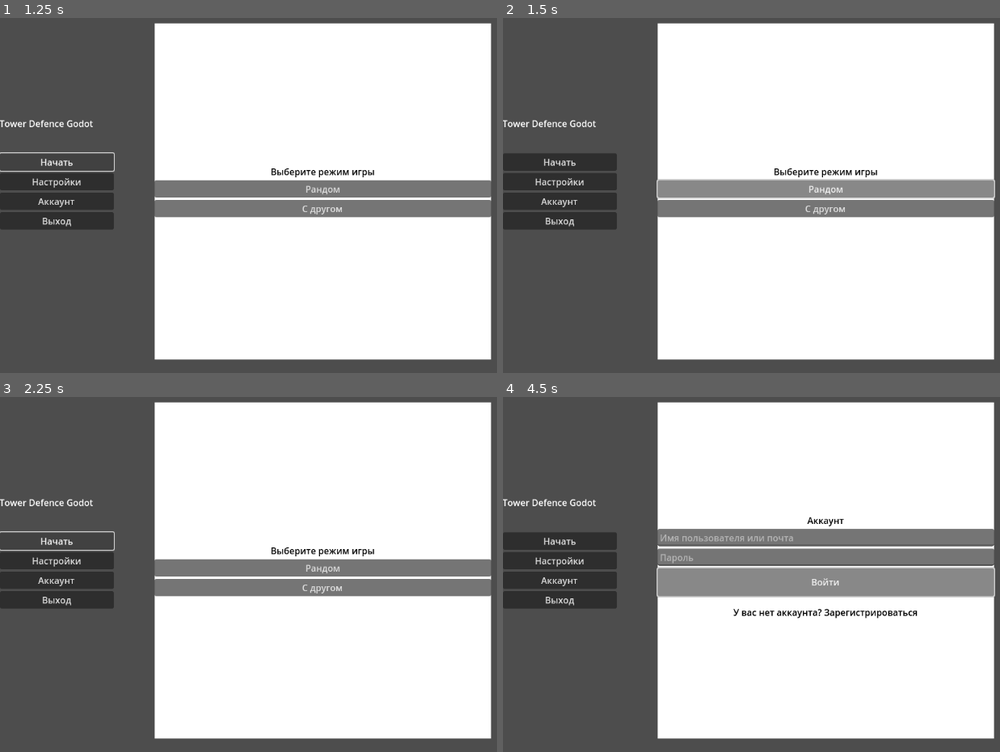
Above: before the commit, frames 1-4 (two rows, left to right).
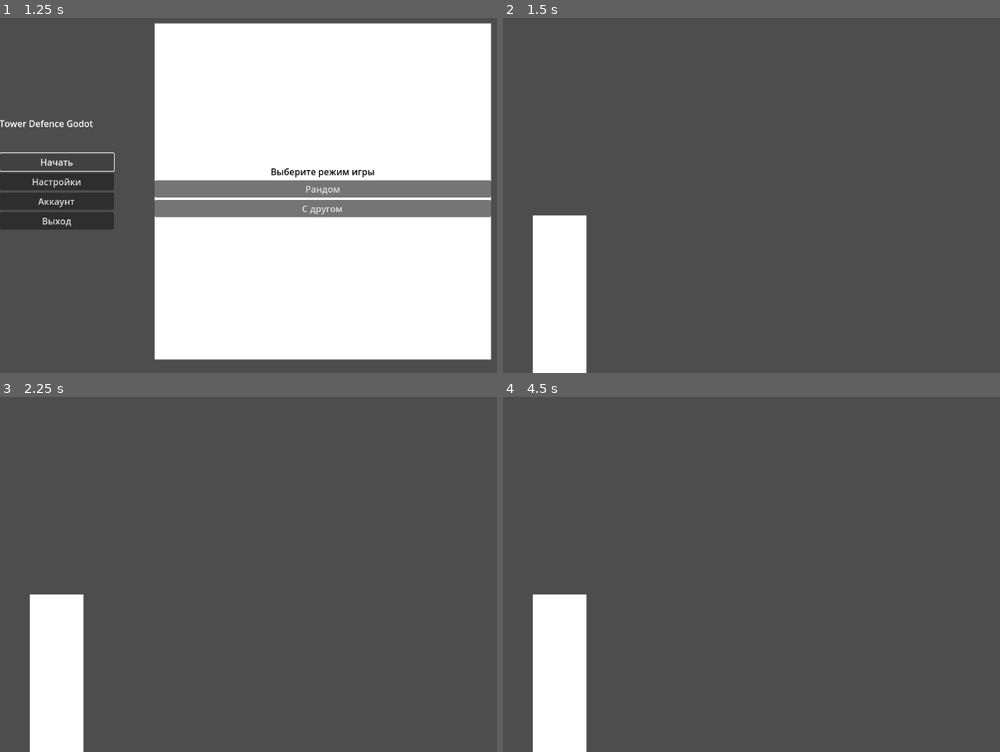
Above: after the commit, the same moments.

Repository: AdamMambetov/tower-defence-godot
Game: Godot game, scene res://scene/main_menu.tscn
Same seed, same stepped clock (60 frames per second), same inputs: the game is played once before the commit and once after it.
Inputs (mouse positions are in pixels of both pictures, inside the frame that each line leads up to):
- Up to frame 1 (1.25 s): click "Начать" at 0.5 s
- Up to frame 2 (1.5 s): click "Рандом" at 1.25 s
- Up to frame 3 (2.25 s): click (54, 542) at 2 s, where only the run before the commit has a clickable "Начать"
- Up to frame 4 (4.5 s): click (557, 560) at 2.75 s, where only the run before the commit has a clickable "Настройки"; click (557, 581) at 3.5 s, where only the run before the commit has a clickable "Аккаунт"; click (826, 581) at 4.25 s, where only the run before the commit has a clickable "Войти"

Frame 1 is identical in both runs. In frame 2, 73% of the frame differs, in the area x 0-100%, y 1-100%; in frame 3, 72%; in frame 4, 73%.

Commit message:
popup message on auth

Diff:
--- a/scene/main_menu.tscn
+++ b/scene/main_menu.tscn
@@ -227,6 +227,10 @@
 visible = false
 layout_mode = 1
 
+[node name="AcceptDialog" type="AcceptDialog" parent="."]
+oversampling_override = 1.0
+initial_position = 2
+
 [connection signal="pressed" from="VBoxContainer/start_btn" to="." method="_on_start_btn_pressed"]
 [connection signal="pressed" from="VBoxContainer/settings_btn" to="." method="_on_settings_btn_pressed"]
 [connection signal="pressed" from="VBoxContainer/account_btn" to="." method="_on_account_btn_pressed"]
--- a/src/api.gd
+++ b/src/api.gd
@@ -1,15 +1,19 @@
 extends HTTPRequest
 
 
-signal sign_result(result: bool)
-signal join_result(result: bool)
+signal sign_result(success: bool, result: String)
+signal join_result(result: String)
 
 
 var socket: WebSocketPeer
 var join_url: String
 var room_id: String
 var waiting_opponent: bool
-
+var authorized: bool
+var prev_state = -1
+var access_token_timer: Timer
+
+const ACCESS_TOKEN_LIFE_TIME = 60*60
 const API_BASE_URL = "http://127.0.0.1:8000/"
 const WS_BASE_URL = "ws://127.0.0.1:8100/ws/"
 
@@ -18,7 +22,11 @@
 	json = "Content-Type: application/json",
 	jwt_token = "Authorization: Bearer ",
 }
-var prev_state = -1
+
+
+func _ready() -> void:
+	_create_access_token_timer()
+	_try_auth()
 
 func _process(_delta: float) -> void:
 	if !is_instance_valid(socket):
@@ -71,12 +79,13 @@
 	var res = await request_completed
 	if res[0] == HTTPRequest.RESULT_SUCCESS and res[1] == 200:
 		var body_json = JSON.parse_string(res[3].get_string_from_utf8())
-		Global.access = body_json.access
-		sign_result.emit(true)
+		UserInfo.append_user_info({ access = body_json.access })
+		sign_result.emit(true, res[3].get_string_from_utf8())
+		access_token_timer.start()
 		prints("POST", res[1], "users/login/", body_json)
 	else:
-		sign_result.emit(false)
-		printerr("request error: ", res)
+		sign_result.emit(false, res[3].get_string_from_utf8())
+		printerr("request error: ", res[3].get_string_from_utf8())
 
 # register
 func sign_up(username: String, email: String, password: String) -> void:
@@ -94,13 +103,18 @@
 
 	var res = await request_completed
 	if res[0] == HTTPRequest.RESULT_SUCCESS and res[1] == 200:
-		emit_signal("sign_result", true)
+		sign_result.emit(true, "Вы успешно зарегистрированы!")
 		prints("POST", res[1], "users/register/", res[3])
 	else:
-		emit_signal("sign_result", false)
-		printerr("request error: ", res)
+		sign_result.emit(false, res[3].get_string_from_utf8())
+		printerr("request error: ", res, res[3].get_string_from_utf8())
 
 func join() -> void:
+	if !authorized:
+		await get_tree().process_frame
+		join_result.emit("Вы не авторизованы!")
+		return
+
 	request(
 		API_BASE_URL + "queue/join/",
 		[headers.json, headers.jwt_token + Global.access],
@@ -121,9 +135,18 @@
 			room_id = body_json.room_id
 			join_url = "%splay_room/%s/" % [WS_BASE_URL, room_id]
 		_connect()
-	else:
-		join_result.emit(false)
-		printerr("Request Error: ", res)
+	elif res[1] == 401:
+		var user_info = UserInfo.get_user_info()
+		if user_info.is_empty():
+			join_result.emit("Вы не авторизированы!")
+			printerr("Request Error: Not authorized!")
+			return
+		sign_in(user_info.username, user_info.password)
+		var result = await sign_result
+	else:
+		var error = res[3].get_string_from_utf8()
+		printerr("Request Error: ", error)
+		join_result.emit(error)
 
 
 func _add_field(body: PackedByteArray, key: String, value: String) -> void:
@@ -136,7 +159,7 @@
 func _connect() -> bool:
 	socket = WebSocketPeer.new()
 	socket.handshake_headers = PackedStringArray([
-		"access: " + Global.access,
+		"access: " + UserInfo.get_user_info().access,
 	])
 	return socket.connect_to_url(join_url) == OK
 
@@ -159,3 +182,23 @@
 
 func _playing_game_process() -> void:
 	pass
+
+func _try_auth() -> void:
+	var user_info = UserInfo.get_user_info()
+	if user_info.is_empty():
+		authorized = false
+	elif user_info.has("access"):
+		sign_in(user_info.username, user_info.password)
+		var result = await sign_result
+		authorized = result[0]
+
+func _create_access_token_timer() -> void:
+	access_token_timer = Timer.new()
+	access_token_timer.autostart = false
+	access_token_timer.one_shot = true
+	access_token_timer.wait_time = ACCESS_TOKEN_LIFE_TIME
+	access_token_timer.timeout.connect(_on_access_token_timeout)
+	add_child(access_token_timer)
+
+func  _on_access_token_timeout() -> void:
+	print('jdkfjkdjfkj')
--- a/src/global.gd
+++ b/src/global.gd
@@ -7,5 +7,5 @@
 	PlayingGame,
 }
 
-var access: String
+
 var game_state: GameState
--- a/src/main_map.gd
+++ b/src/main_map.gd
@@ -1,16 +1,23 @@
 extends Node2D
 
-var camera_speed = 20
+
+var camera_speed = 50
 
 
 func _process(_delta: float) -> void:
+	_update_camera()
+
+
+func _update_camera() -> void:
 	var mouse_pos = get_viewport().get_mouse_position()
 	var viewport_size = get_viewport_rect().size
 	var camera_scale = remap(mouse_pos.x, 0, viewport_size.x, -1, 1)
+
 	if abs(camera_scale) > 0.6:
-		# TODO: move camera on begin or end screen
-		#camera_scale = remap(camera_scale, -1, 1, 0, 1)
-		#$Camera2D.position.x = clampf(
-			#$Camera2D.position.x + camera_speed * camera_scale,
-		#)
-		pass
+		camera_scale = remap(camera_scale, 0.6, 1, 0, 1) if camera_scale > 0 \
+				else remap(camera_scale, -1, -0.6, -1, 0)
+		$Camera2D.position.x = clampf(
+			$Camera2D.position.x + camera_speed * camera_scale,
+			$Camera2D.limit_left,
+			$Camera2D.limit_right,
+		)
--- a/src/main_menu.gd
+++ b/src/main_menu.gd
@@ -17,6 +17,12 @@
 		$AccountsMenu.visible = value == MenuState.Accounts
 
 
+func _show_accept_dialog(dialog_text: String) -> void:
+	$AcceptDialog.dialog_text = dialog_text
+	$AcceptDialog.reset_size()
+	$AcceptDialog.show()
+
+
 func _on_start_btn_pressed() -> void:
 	menu_state = MenuState.Game
 
@@ -30,28 +36,36 @@
 	get_tree().quit()
 
 func _on_go_sign_up_btn_pressed() -> void:
-	$AccountsPopup/Background/SignIn.visible = false
-	$AccountsPopup/Background/SignUp.visible = true
-	username = $AccountsPopup/Background/SignUp/username_le.text
-	password = $AccountsPopup/Background/SignUp/password_le.text
+	$AccountsMenu/SignIn.visible = false
+	$AccountsMenu/SignUp.visible = true
+	username = $AccountsMenu/SignUp/username_le.text
+	password = $AccountsMenu/SignUp/password_le.text
 
 func _on_go_sign_in_btn_pressed() -> void:
-	$AccountsPopup/Background/SignIn.visible = true
-	$AccountsPopup/Background/SignUp.visible = false
-	username = $AccountsPopup/Background/SignIn/username_le.text
-	password = $AccountsPopup/Background/SignIn/password_le.text
+	$AccountsMenu/SignIn.visible = true
+	$AccountsMenu/SignUp.visible = false
+	username = $AccountsMenu/SignIn/username_le.text
+	password = $AccountsMenu/SignIn/password_le.text
 
 func _on_sign_up_btn_pressed() -> void:
 	Api.sign_up(username, email, password)
+	$LoadingScreen.visible = true
 	var res = await Api.sign_result
-	if res:
-		menu_state = MenuState.None
+	var dialog_text = res[1]
+	if res[0]:
+		Api.sign_in(username, password)
+		res = await Api.sign_result
+		if !res[0]:
+			dialog_text = res[1]
+	$LoadingScreen.visible = false
+	_show_accept_dialog(dialog_text)
 
 func _on_sign_in_btn_pressed() -> void:
 	Api.sign_in(username, password)
+	$LoadingScreen.visible = true
 	var res = await Api.sign_result
-	if res:
-		menu_state = MenuState.None
+	$LoadingScreen.visible = false
+	_show_accept_dialog(res[1])
 
 func _on_password_le_text_changed(new_text: String) -> void:
 	password = new_text
@@ -65,12 +79,14 @@
 func _on_play_random_btn_pressed() -> void:
 	Api.join()
 	$LoadingScreen.visible = true
-	var success = await Api.join_result
+	var result: String = await Api.join_result
 	$LoadingScreen.visible = false
-	if success:
+	if !result.is_empty():
 		get_tree().change_scene_to_file("res://scene/main_map.tscn")
 	else:
-		print("NOOOOOOOOOOOOOOO111!!!!!!")
+		$AcceptDialog.dialog_text = result
+		$AcceptDialog.reset_size()
+		$AcceptDialog.show()
 
 func _on_play_friend_btn_pressed() -> void:
 	pass # Replace with function body.
--- /dev/null
+++ b/src/user_info.gd
@@ -0,0 +1,24 @@
+class_name UserInfo extends Object
+
+
+const CACHE_USER_INFO = "user://user_info.json"
+
+
+static func get_user_info() -> Dictionary:
+	var result = {}
+	if !FileAccess.file_exists(CACHE_USER_INFO):
+		return result
+	var file = FileAccess.open(CACHE_USER_INFO, FileAccess.READ)
+	result = JSON.parse_string(file.get_as_text())
+	file.close()
+	return result
+
+static func set_user_info(info: Dictionary) -> void:
+	var file = FileAccess.open(CACHE_USER_INFO, FileAccess.WRITE)
+	file.store_string(JSON.stringify(info))
+	file.close()
+
+static func append_user_info(info: Dictionary) -> void:
+	var user_info = get_user_info()
+	user_info.assign(info)
+	set_user_info(user_info)
Not shown, added: src/user_info.gd.uid
